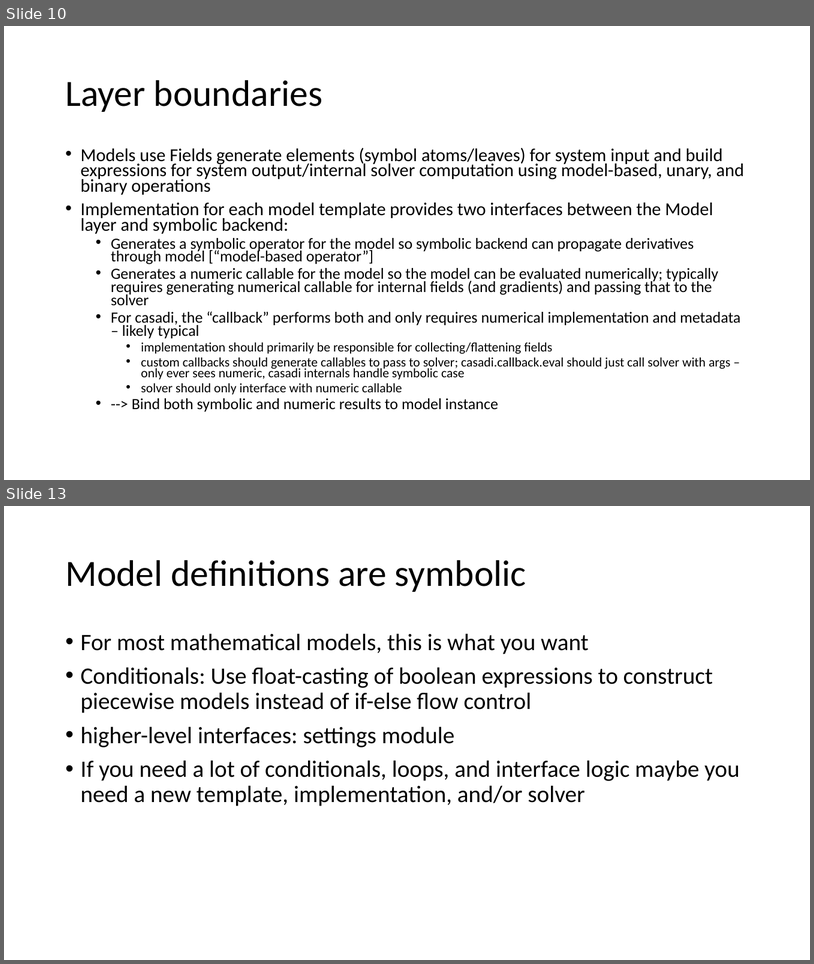
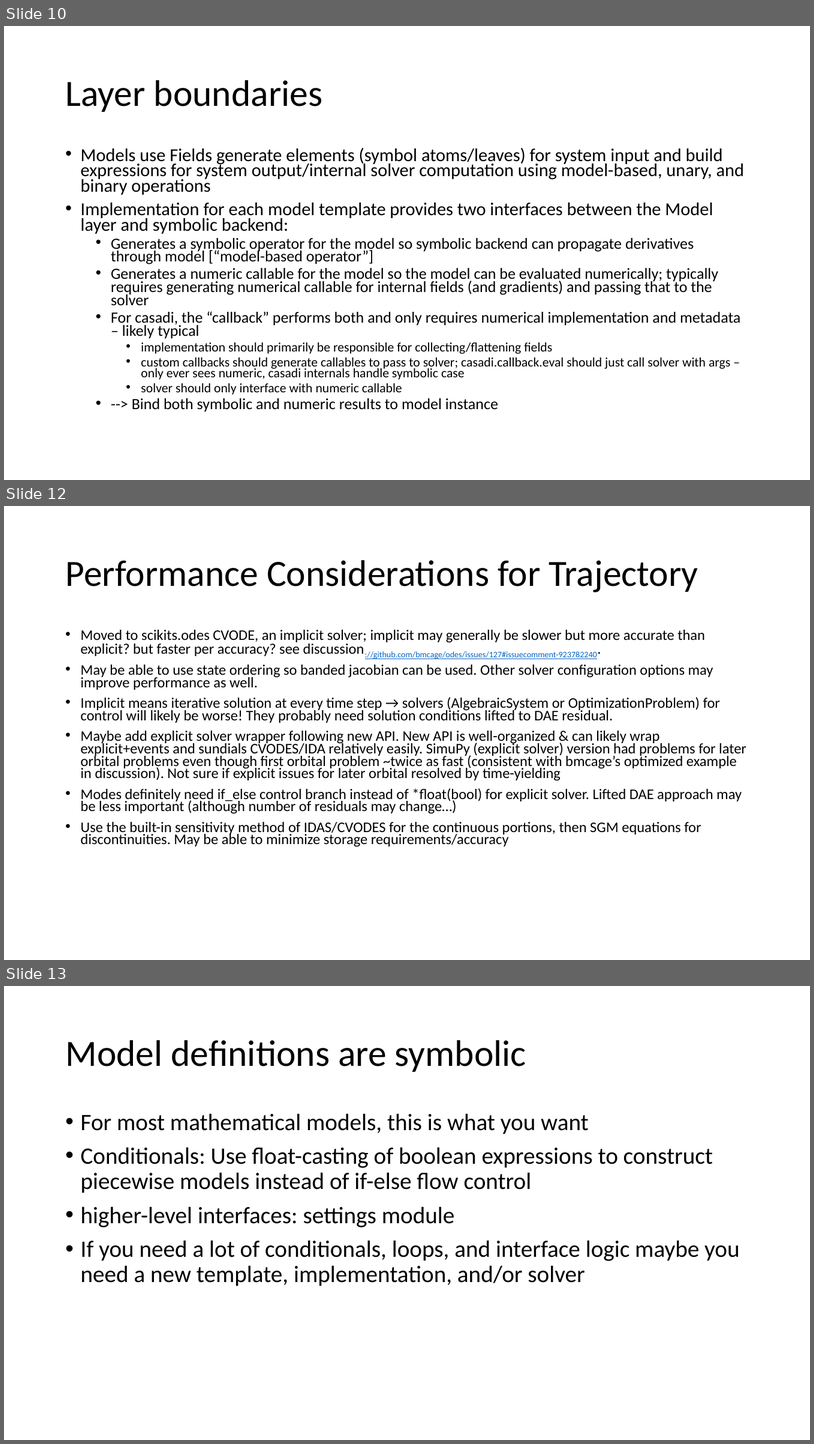
Before and after one commit to nlistgarten/condor, a slide deck: design/condor.pptx. Shown one above the other, each under a label of ours: slides 10 and 13 before the commit, slides 10, 12 and 13 after it; the slides between them are not shown. The pictures are 814x964 and 814x1444 pixels, drawn with LibreOffice and Linux fonts; fonts in the diff are those of the drawing. Boxes give left, top, right and bottom in pixels: in the first picture for what was removed or moved away, otherwise in the second. Text is boxed around its words. In the diff, an @@ line names an element or a change of style, - is before the commit and + after.

```diff
--- a/design/condor.pptx
+++ b/design/condor.pptx
@@ slide 12 added at (4, 506, 810, 960), background #FFFFFF @@
@@ title added at (65, 560, 698, 592), 44 pt, text #000000 @@
+Performance Considerations for Trajectory
@@ text added at (81, 630, 747, 847), 17.5 pt, text #000000 @@
+• Moved to scikits.odes CVODE, an implicit solver; implicit may generally be slower but more accurate than explicit? but faster per accuracy? see discussion://github.com/bmcage/odes/issues/127#issuecomment-923782240.
+• May be able to use state ordering so banded jacobian can be used. Other solver configuration options may improve performance as well.
+• Implicit means iterative solution at every time step → solvers (AlgebraicSystem or OptimizationProblem) for control will likely be worse! They probably need solution conditions lifted to DAE residual.
+• Maybe add explicit solver wrapper following new API. New API is well-organized & can likely wrap explicit+events and sundials CVODES/IDA relatively easily. SimuPy (explicit solver) version had problems for later orbital problems even though first orbital problem ~twice as fast (consistent with bmcage’s optimized example in discussion). Not sure if explicit issues for later orbital resolved by time-yielding
+• Modes definitely need if_else control branch instead of *float(bool) for explicit solver. Lifted DAE approach may be less important (although number of residuals may change…)
+• Use the built-in sensitivity method of IDAS/CVODES for the continuous portions, then SGM equations for discontinuities. May be able to minimize storage requirements/accuracy
```
Also in this commit, not shown: 1 slide changed, 1 slide removed, 5 other files.
